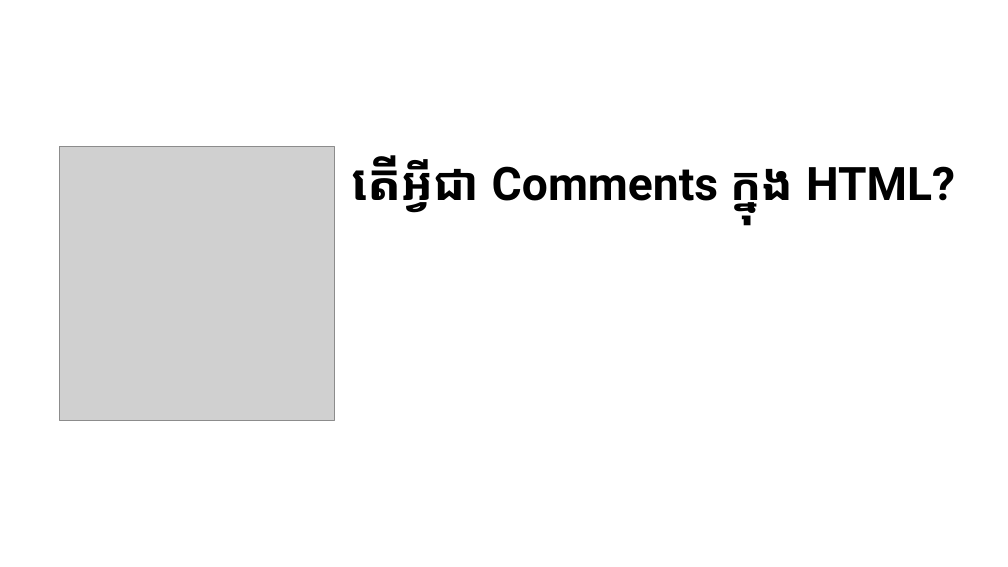
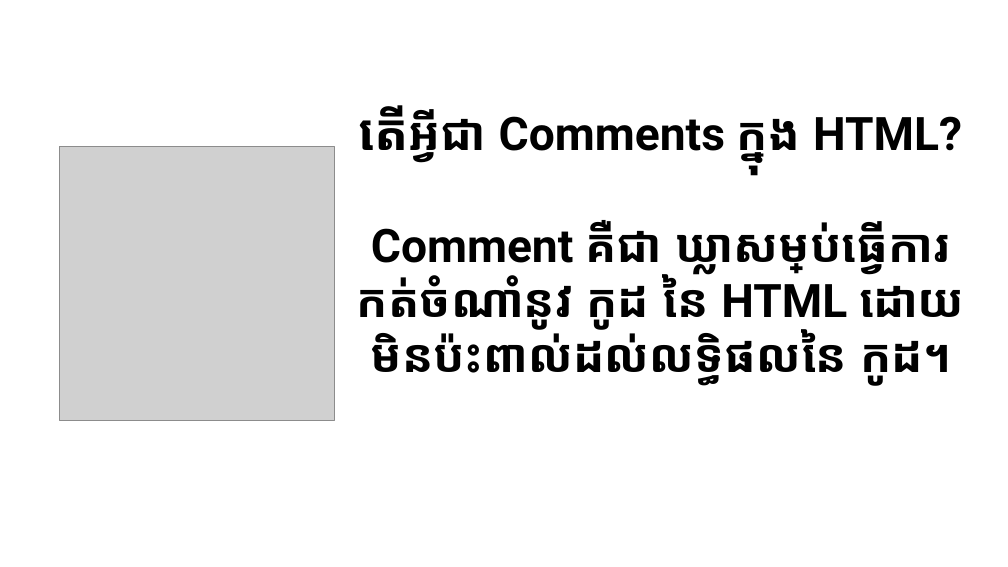
Before and after one commit to LykheangPeng/KHWebDesign101, a slide deck: slide 16 of Slide/Web Design 2.pptx. Drawn at 1008x567 pixels with LibreOffice and Linux fonts; fonts in the diff are those of the drawing; grey boxes stand for pictures. Boxes give left, top, right and bottom in pixels: in the first picture for what was removed or moved away, otherwise in the second. Text is boxed around its words. In the diff, an @@ line names an element or a change of style, - is before the commit and + after.

```diff
--- a/Slide/Web Design 2.pptx
+++ b/Slide/Web Design 2.pptx
@@ text "តើអ្វីជា Comments ក្នុង HTML?" moved from (x1=351, y1=155, x2=955, y2=212) to (x1=357, y1=105, x2=964, y2=385) @@
@@ text at (x1=357, y1=220, x2=964, y2=385): paragraph added @@
+Comment គឺជា ឃ្លាសម្រាប់ធ្វើការកត់ចំណាំនូវ កូដ នៃ HTML ដោយមិនប៉ះពាល់ដល់លទ្ធិផលនៃ កូដ។
```
Also in this commit, not shown: 2 other slides changed, 9 slides added, 2 slides removed, 7 other files.
